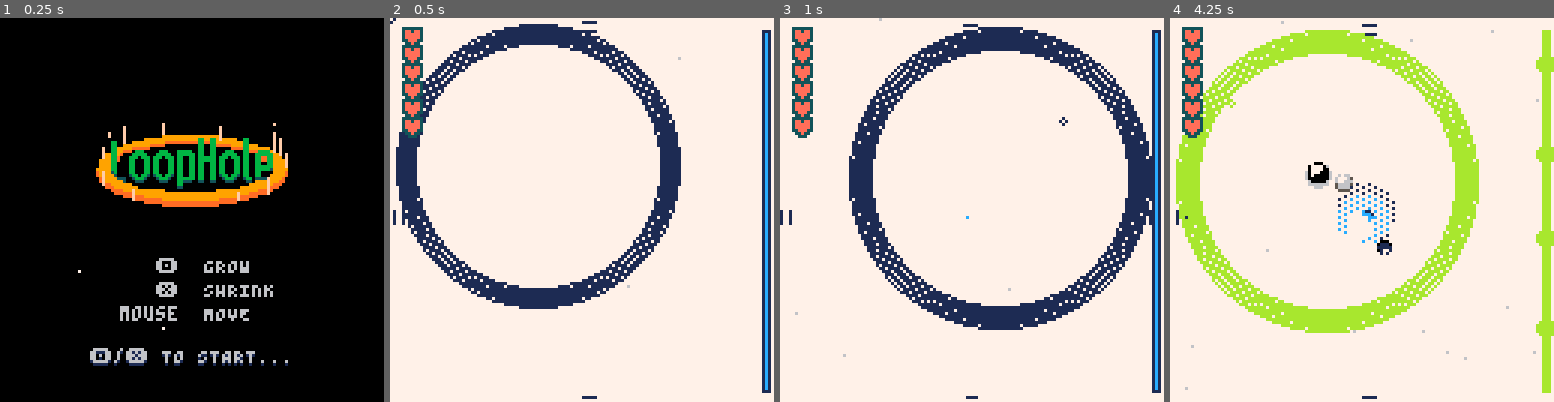
Above: before the commit, frames 1-4 (left to right).
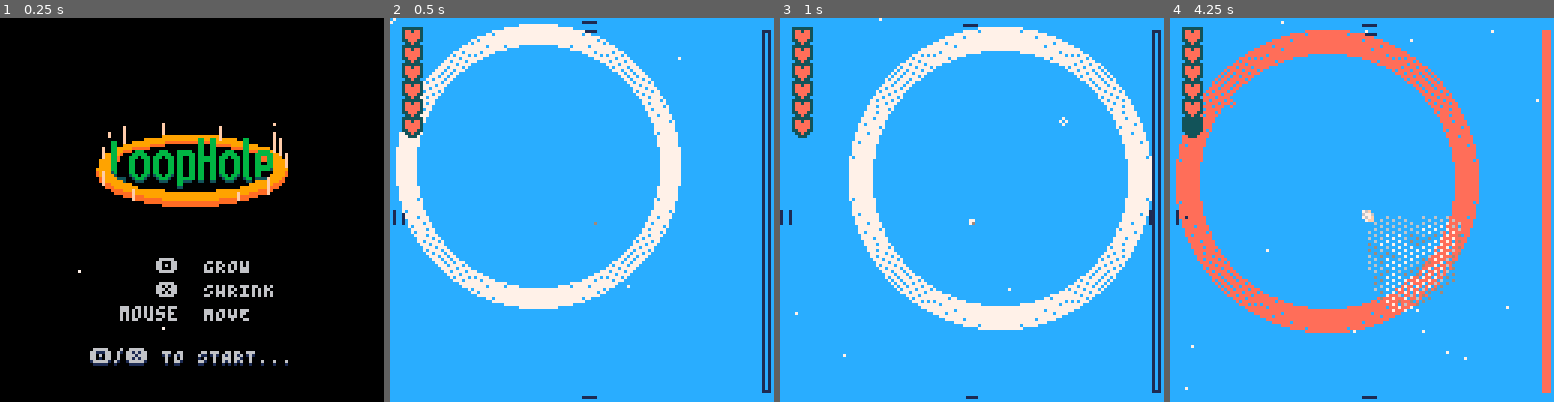
Above: after the commit, the same moments.

Repository: Alfie-Edwards/LoopHole
Game: PICO-8 cartridge loop.p8
Same seed, same stepped clock (60 frames per second), same inputs: the game is played once before the commit and once after it.
Inputs (mouse positions are in pixels of both pictures, inside the frame that each line leads up to):
- Up to frame 1 (0.25 s): no input
- Up to frame 2 (0.5 s): tap X (X key) at 0.33 s
- Up to frame 3 (1 s): click (1060, 121) at 0.67 s; tap O (Z key) at 0.7 s
- Up to frame 4 (4.25 s): tap X (X key) at 1.07, 1.85, 2.97, 4.08 s; click (1216, 267) at 1.22 s; tap O (Z key) every 0.4 s from 1.7 to 4.1 s; click (1277, 114) at 1.77 s; click (1342, 259) at 2.32 s; click (1404, 106) at 2.87 s; click (1465, 256) at 3.42 s; click (1231, 102) at 3.97 s

Frame 1 is identical in both runs. In frame 2, 96% of the frame differs, in the area x 0-100%, y 0-100%; in frame 3, 96%; in frame 4, 98%.

Commit message:
More clouds

Diff:
--- a/loop.p8
+++ b/loop.p8
@@ -129,7 +129,7 @@
 
 	curios = {}
 
-	timeline_idx = 11
+	timeline_idx = 19
 	t_started_scene = t()
 
 	t_last_damage = 0
--- a/timeline.lua
+++ b/timeline.lua
@@ -1002,6 +1002,40 @@
 				r = 16, id = "cloud2",
 			}
 		},
+		for_progress(8, 24, 2,
+			function(i, progress)
+				local dist = 20 + progress * 2
+				if i % 5 == 0 then
+					dist = 0
+				end
+				return sprite_curio{
+					a = rnd(1),
+					dist = dist,
+					r = progress * 2,
+					id = sprite_groups.cloud[1 + (i % 2)],
+				}
+			end
+		),
+		for_progress(24, 28, 1,
+			function(i, progress)
+				return sprite_curio{
+					a = rnd(1),
+					dist = progress * 2,
+					r = progress * 2,
+					id = sprite_groups.cloud[1 + (i % 2)],
+				}
+			end
+		),
+		for_progress(28, 32, 0.5,
+			function(i, progress)
+				return sprite_curio{
+					a = rnd(1),
+					dist = progress * 2,
+					r = progress * 2,
+					id = sprite_groups.cloud[1 + (i % 2)],
+				}
+			end
+		),
 	}, _make_dust_spawner(7)),
 	_make_wipe_scene(12, 10),
 	{  -- play splash sound
